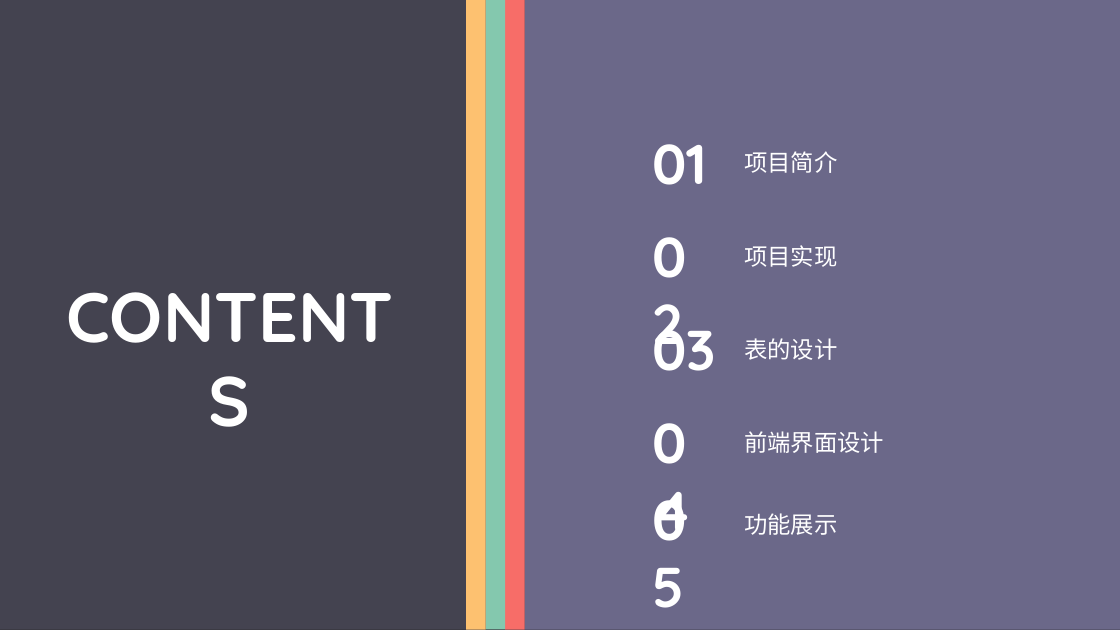
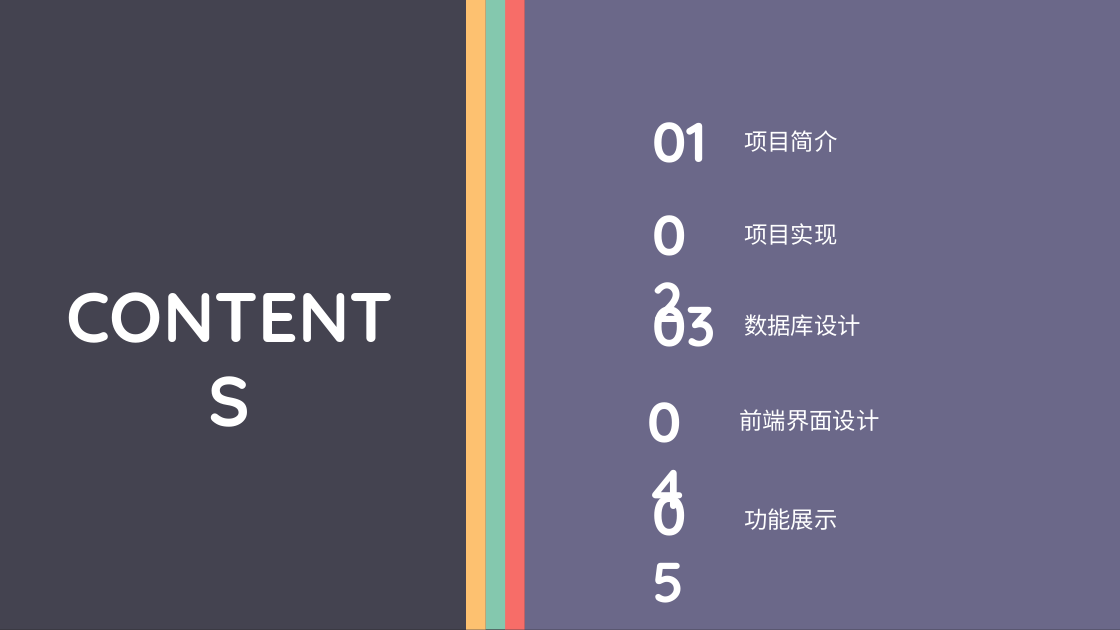
Before and after one commit to Azerrroth/dbgaokao-2019, a slide deck: slide 2 of 数据库展示.pptx. Drawn at 1120x630 pixels with LibreOffice and Linux fonts; fonts in the diff are those of the drawing; background and template pictures are left out; a plain dark background stands for a picture behind light text. Boxes give left, top, right and bottom in pixels: in the first picture for what was removed or moved away, otherwise in the second. Text is boxed around its words. In the diff, an @@ line names an element or a change of style, - is before the commit and + after.

Commit message:
PPT finished

```diff
--- a/数据库展示.pptx
+++ b/数据库展示.pptx
@@ text "02": place and size @@
-text "02" at [644, 218, 725, 294]
+text "02" at [644, 195, 725, 271]
@@ 3 texts: place and size @@
-3 texts at [652, 144, 837, 267]
+3 texts at [652, 122, 837, 245]
@@ text "03": place and size @@
-text "03" at [652, 312, 716, 371]
+text "03" at [652, 288, 716, 347]
@@ text at [744, 314, 861, 336]: text changed @@
-表的设计
+数据库设计
@@ text "04": place and size @@
-text "04" at [644, 404, 725, 481]
+text "04" at [639, 382, 720, 459]
@@ text "前端界面设计": place and size @@
-text "前端界面设计" at [744, 431, 884, 453]
+text "前端界面设计" at [739, 409, 879, 431]
@@ text "05": place and size @@
-text "05" at [644, 481, 725, 557]
+text "05" at [644, 476, 725, 552]
@@ text "功能展示": place and size @@
-text "功能展示" at [744, 513, 837, 535]
+text "功能展示" at [744, 508, 837, 530]
```
Also in this commit, not shown: 6 other slides changed, 2 slides added, 1 slide removed, 1 other file.
